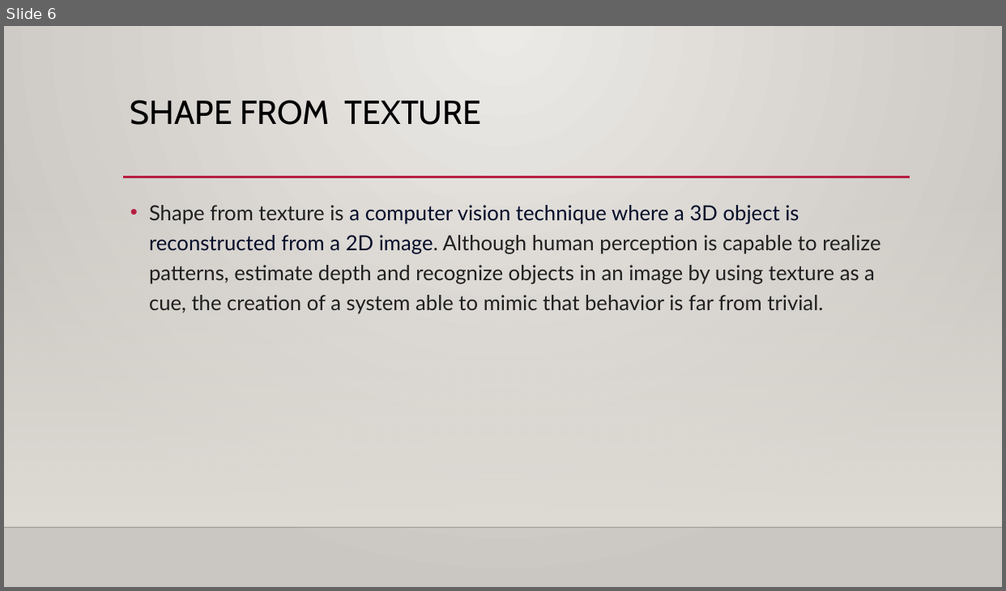
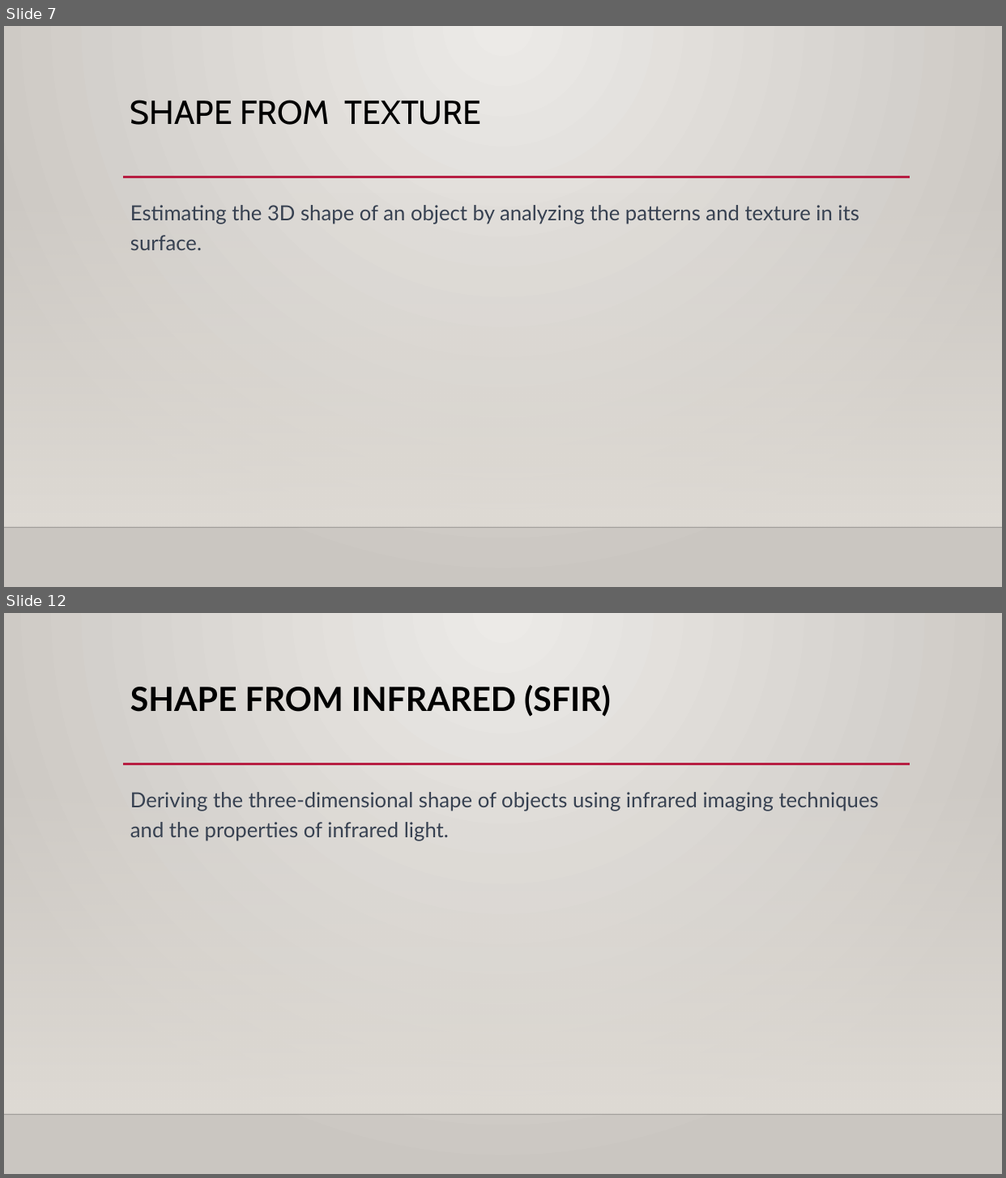
Before and after one commit to SC-One/ShapeFromX_Uni_report, a slide deck: Presentation/ShapeFromX_v1.pptx. Shown one above the other, each under a label of ours: slide 6 before the commit, slides 7 and 12 after it; the slides between them are not shown. The pictures are 1006x591 and 1006x1178 pixels, drawn with LibreOffice and Linux fonts; fonts in the diff are those of the drawing; background and template pictures are left out. Boxes give left, top, right and bottom in pixels: in the first picture for what was removed or moved away, otherwise in the second. Text is boxed around its words. In the diff, an @@ line names an element or a change of style, - is before the commit and + after.

```diff
--- a/Presentation/ShapeFromX_v1.pptx
+++ b/Presentation/ShapeFromX_v1.pptx
@@ slide 12 added at (x1=4, y1=613, x2=1002, y2=1174), background gradient #ECEAE7 to #CAC7C1; not listed: 3 template elements that a slide beside it also shows @@
@@ title added at (x1=130, y1=685, x2=611, y2=717), 32 pt, text #000000, bold @@
+SHAPE FROM INFRARED (SFIR)
@@ text added at (x1=130, y1=792, x2=879, y2=841), 20 pt, text #374151 @@
+Deriving the three-dimensional shape of objects using infrared imaging techniques and the properties of infrared light.
@@ what was slide 6 is now slide 7 @@
@@ slide 7 changed as well @@
@@ text at (x1=130, y1=205, x2=859, y2=250): text changed; text colour #1F1F1F to #374151 @@
-• Shape from texture is a computer vision technique where a 3D object is reconstructed from a 2D image. Although human perception is capable to realize patterns, estimate depth and recognize objects in an image by using texture as a cue, the creation of a system able to mimic that behavior is far from trivial.
+Estimating the 3D shape of an object by analyzing the patterns and texture in its surface.
```
Also in this commit, not shown: 4 other slides changed, 12 other slides added, 2 slides removed.
